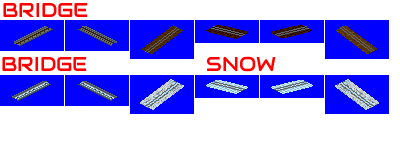
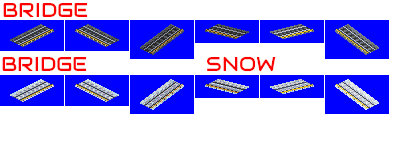
Layers edited between the first and the second (400, 150) image:
renamed "BRIDGE SNOW" to "MTRO", moved it above "FEVE", painted on it over [2, 24, 379, 110]
removed layer "BRIDGE" over [3, 3, 88, 17]
hid "FEVE" over [2, 24, 379, 110]
hid "ELRL" over [2, 24, 379, 110]
hid "RAIL" over [2, 24, 379, 110]
hid "RAVE" over [2, 24, 379, 110]
renamed "Capa pegada" to "Background", painted on it over [2, 3, 379, 110]
